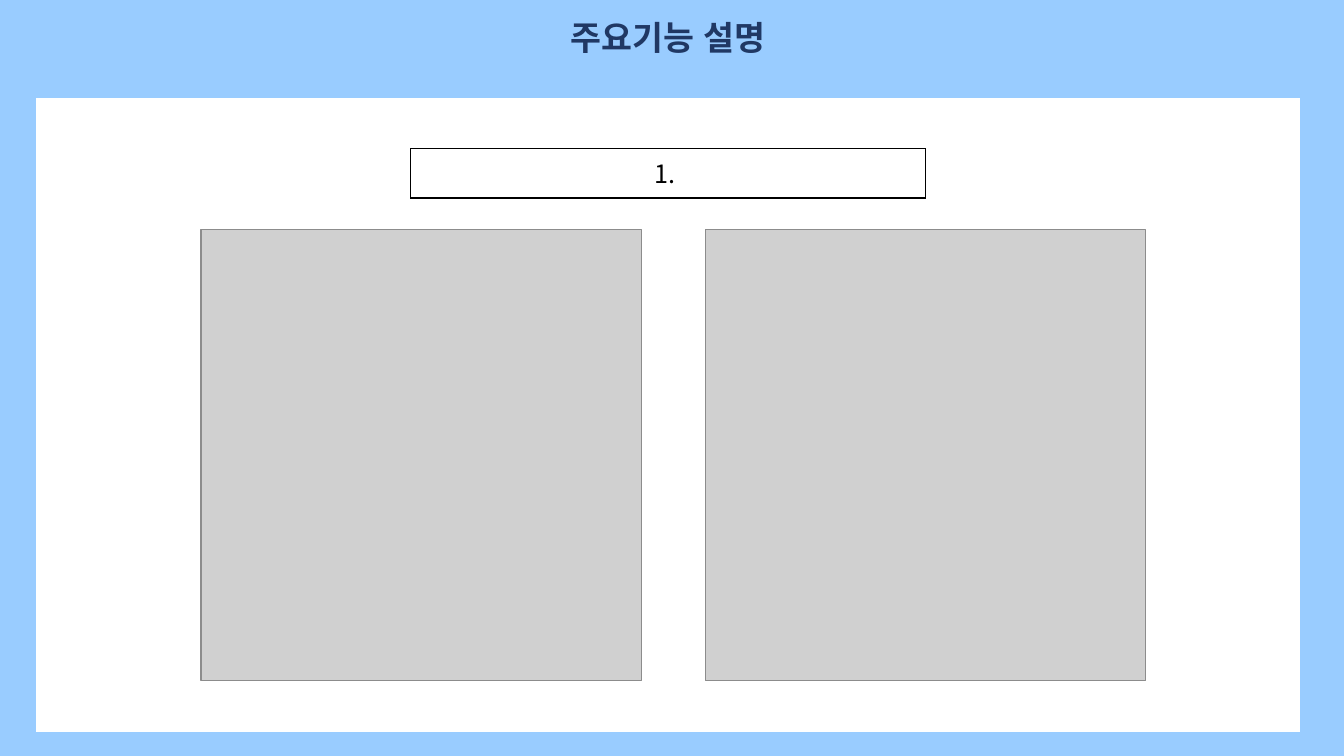
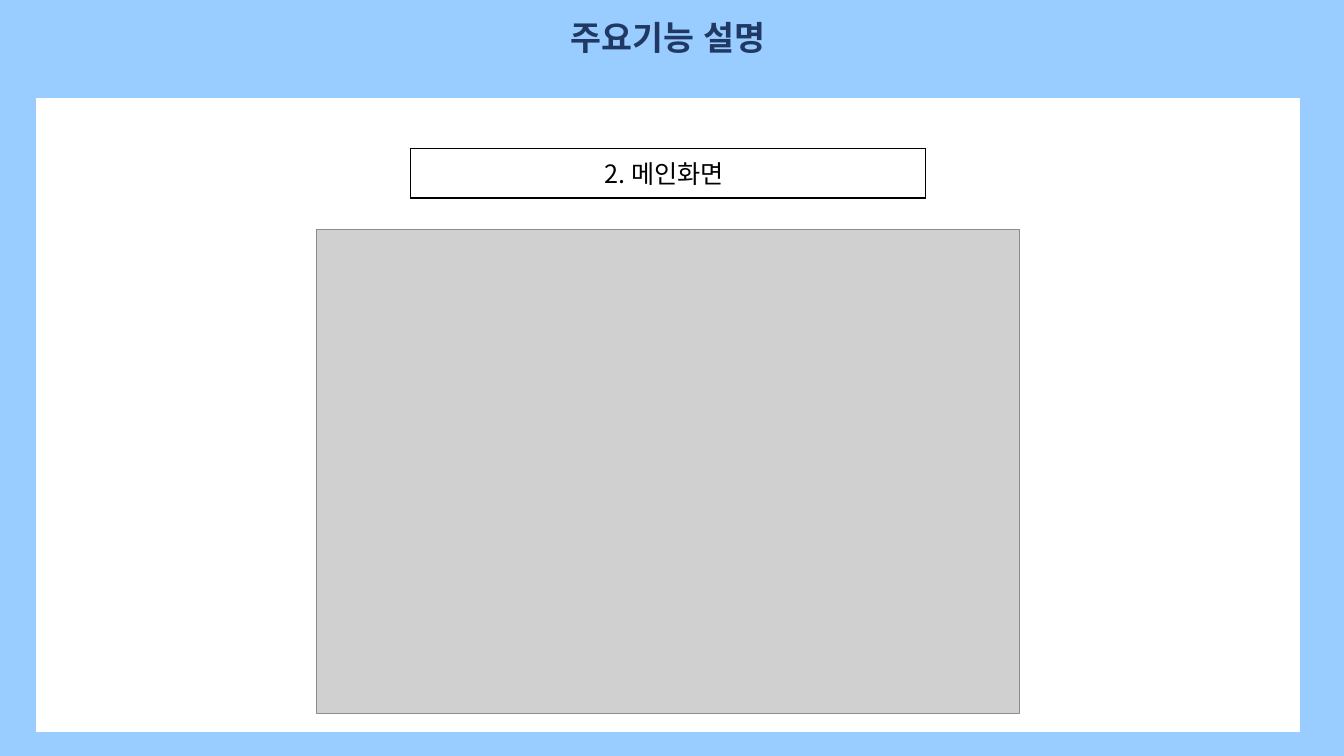
Before and after one commit to JuSeungKyu/ysCoinMarket, a slide deck: slide 4 of 템플릿PPT/YSCOIN_TYPE2.pptx. Drawn at 1344x756 pixels with LibreOffice and Linux fonts; fonts in the diff are those of the drawing; grey boxes stand for pictures. Boxes give left, top, right and bottom in pixels: in the first picture for what was removed or moved away, otherwise in the second. Text is boxed around its words. In the diff, an @@ line names an element or a change of style, - is before the commit and + after.

```diff
--- a/템플릿PPT/YSCOIN_TYPE2.pptx
+++ b/템플릿PPT/YSCOIN_TYPE2.pptx
@@ text in rectangle at (x1=605, y1=162, x2=724, y2=185): text changed @@
-1.
+2. 메인화면
@@ picture removed at (x1=201, y1=230, x2=641, y2=681) @@
@@ picture added at (x1=317, y1=230, x2=1019, y2=714) @@
@@ picture removed at (x1=706, y1=230, x2=1146, y2=681) @@
```
Also in this commit, not shown: 5 slides added, 6 other files.
